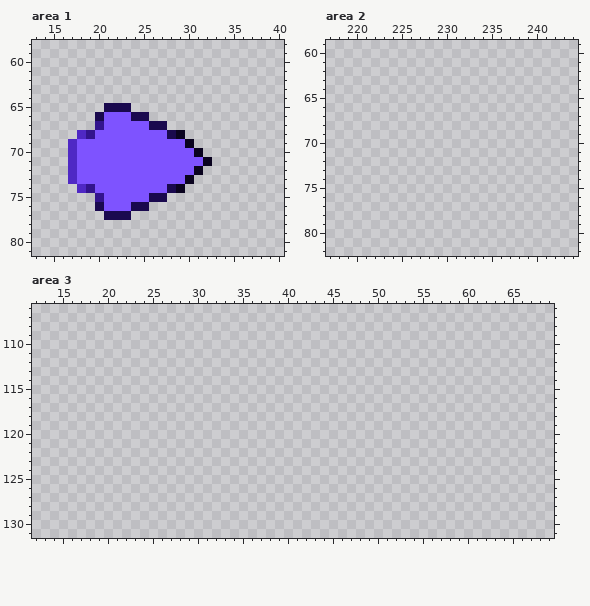
Two states of a pixel-art file, My project/Assets/sprites/UIs.aseprite. The picture above was drawn from the file before the commit.
300x300 pixels, 1 frame. Colours within 5 levels of each other are drawn and written as one. Shown: area 1: x 13..40, y 58..81; area 2: x 217..244, y 59..82; area 3: x 12..69, y 106..131.
The result:
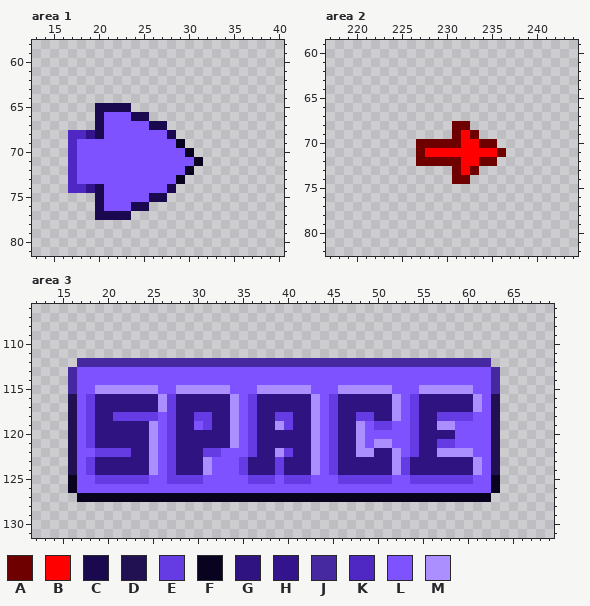
Palette (. is transparent): A #6e0000  B #ff0000  C #1a094e  D #211152  E #653be4  F #0a031f  G #2f1381  H #33148d  J #4628a0  K #4f28c4  L #7e53ff  M #ab8fff
What changed:
Changed rows in their new state; - is an unchanged pixel.
Area 1:
first column x 17:
65 ---C------------
67 ---C------------
68 K--C--------.---
69 ------------F.--
70 -------------F.-
71 --------------F.
72 -------------F.-
73 ------------F.--
74 K--C--------.---
75 ---C------------
77 ---C------------
Area 2:
first column x 227:
68 ----AA----
69 ----ABA---
70 AAAAABBAA-
71 ABBBBBBBBA
72 AAAAABBAA-
73 ----ABA---
74 ----AA----
Area 3:
first column x 16:
112 -JJJJJJJJJJJJJJJJJJJJJJJJJJJJJJJJJJJJJJJJJJJJJJ-
113 JLLLLLLLLLLLLLLLLLLLLLLLLLLLLLLLLLLLLLLLLLLLLLLJ
114 JLLLLLLLLLLLLLLLLLLLLLLLLLLLLLLLLLLLLLLLLLLLLLLJ
115 JLLMMMMMMMLLMMMMMMLLLMMMMMMLLLMMMMMMLLLMMMMMMLLJ
116 DLEGGGGGGGMEGGGGGGMLEGGGGGGMLEGGGGGGMLEGGGGGGMLD
117 DLEGGGGGGGMEGGGGGGMLEGGGGGGMLEGGGGGGMLEGGGGGGMLD
118 DLEGGEEEEELEGGEEGGMLEGGEEGGMLEGGEEGGMLEGGEEEELLD
119 DLEGGGGGGMLEGGLEGGMLEGGMEGGMLEGGMLEELLEGGMMLLLLD
120 DLEGGGGGGMLEGGGGGGMLEGGGGGGMLEGGMLLLLLEGGGGLLLLD
121 DLEGGGGGGMLEGGGGGGMLEGGGGGGMLEGGMLMMLLEGGEELLLLD
122 DLLEEEEGGMLEGGGEELLLEGGMEGGMLEGGMMGGMLEGGMMMMLLD
123 DLEGGGGGGMLEGGGMLLLEGGGEGGGMLEGGGGGGMEGGGGGGGMLD
124 DLEGGGGGGMLEGGGMLLLEGGGEGGGMLEGGGGGGMEGGGGGGGMLD
125 FLLEEEEEELLEEEELLLLLEEELEEELLLEEEEEELLEEEEEEELLF
126 FLLLLLLLLLLLLLLLLLLLLLLLLLLLLLLLLLLLLLLLLLLLLLLF
127 -FFFFFFFFFFFFFFFFFFFFFFFFFFFFFFFFFFFFFFFFFFFFFF-
Where, in picture pixels (left, top, right, bottom), the same in both pictures:
changed: (68, 103, 104, 139)
changed: (176, 130, 212, 193)
changed: (68, 184, 104, 220)
added: (416, 121, 506, 184)
added: (68, 358, 500, 502)
